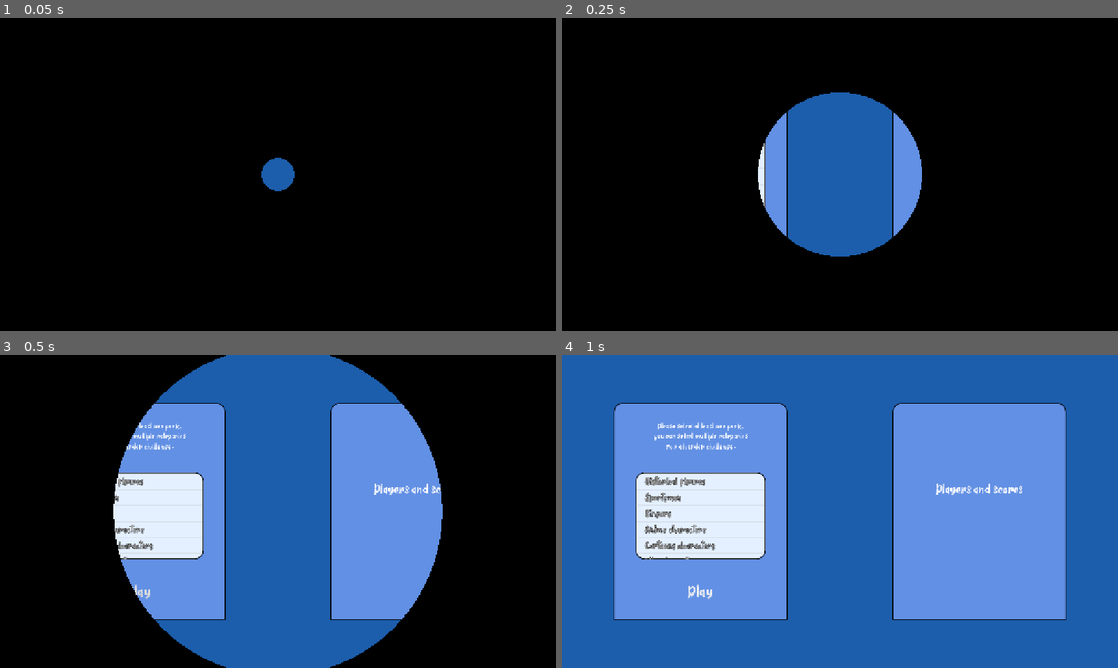
Above: before the commit, frames 1-4 (two rows, left to right).
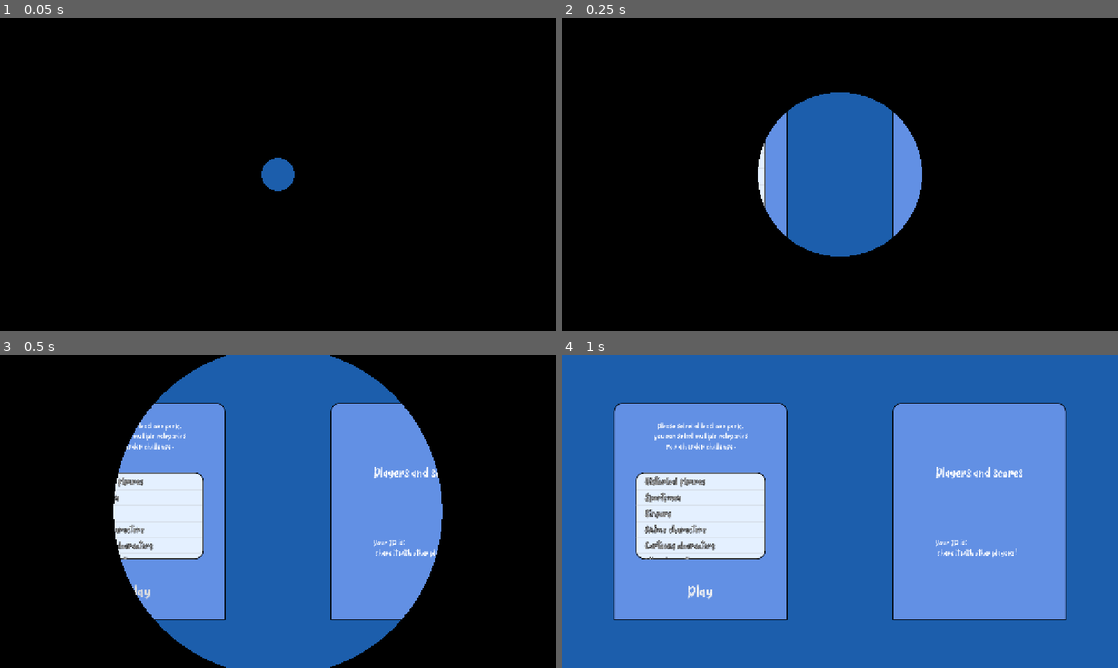
Above: after the commit, the same moments.

Repository: Haydara1/Heads-Up
Game: Godot game, scene res://scenes/connected_lobby.tscn
The game is run twice, just before and just after one commit, with the same random seed, the same clock (stepped at 60 frames per second) and the same inputs. This scene is started directly instead of the project's main scene.
Inputs:
- Up to frame 1 (0.05 s): no input
- Up to frame 2 (0.25 s): no input
- Up to frame 3 (0.5 s): no input
- Up to frame 4 (1 s): click "Play" at 0.5 s

Frames 1-2 are identical in both runs. In frame 3, 0.5% of the frame differs, in the area x 67-80%, y 35-65%; in frame 4, 0.7%, in the area x 67-83%, y 35-65%.
Error after the commit: Out of bounds get index '0' (on base: 'PackedStringArray') (res://NetworkManager.gd:102)

Commit message:
Display local ip in lobby

Diff:
--- a/NetworkManager.gd
+++ b/NetworkManager.gd
@@ -99,4 +99,4 @@
 		or address.begins_with("172."):
 			return address
 
-	return "IP not found"
+	return IP.get_local_addresses()[0]
--- a/scenes/connected_lobby.tscn
+++ b/scenes/connected_lobby.tscn
@@ -101,6 +101,10 @@
 layout_mode = 2
 theme_override_font_sizes/font_size = 20
 
+[node name="IPLabel" type="Label" parent="HBoxContainer/RightContainer/VBoxContainer" unique_id=158876201]
+layout_mode = 2
+theme_override_font_sizes/font_size = 20
+
 [node name="CircleTransition" type="ColorRect" parent="." unique_id=143299835]
 visible = false
 material = SubResource("ShaderMaterial_ff53a")
--- a/scripts/connected_lobby.gd
+++ b/scripts/connected_lobby.gd
@@ -5,6 +5,7 @@
 @onready var players_label: Label = $HBoxContainer/RightContainer/VBoxContainer/PlayersLabel
 @onready var play_button: Button = $HBoxContainer/LeftContainer/VBoxContainer/PlayButton
 @onready var pack_list : ItemList = $HBoxContainer/LeftContainer/VBoxContainer/PackList
+@onready var ip_label : Label = $HBoxContainer/RightContainer/VBoxContainer/IPLabel
 
 @onready var circleTransition: ColorRect = $CircleTransition
 
@@ -42,6 +43,10 @@
 	play_button.visible = multiplayer.is_server()
 
 	play_button.disabled = GameManager.players_in_game.size() > 1
+
+	if multiplayer.is_server():
+		var address = NetworkManager.get_local_ip()
+		ip_label.text = "Your IP is: {0} \n share it with other players!".format([address])
 
 	var tween := create_tween()
 	tween.tween_method(
